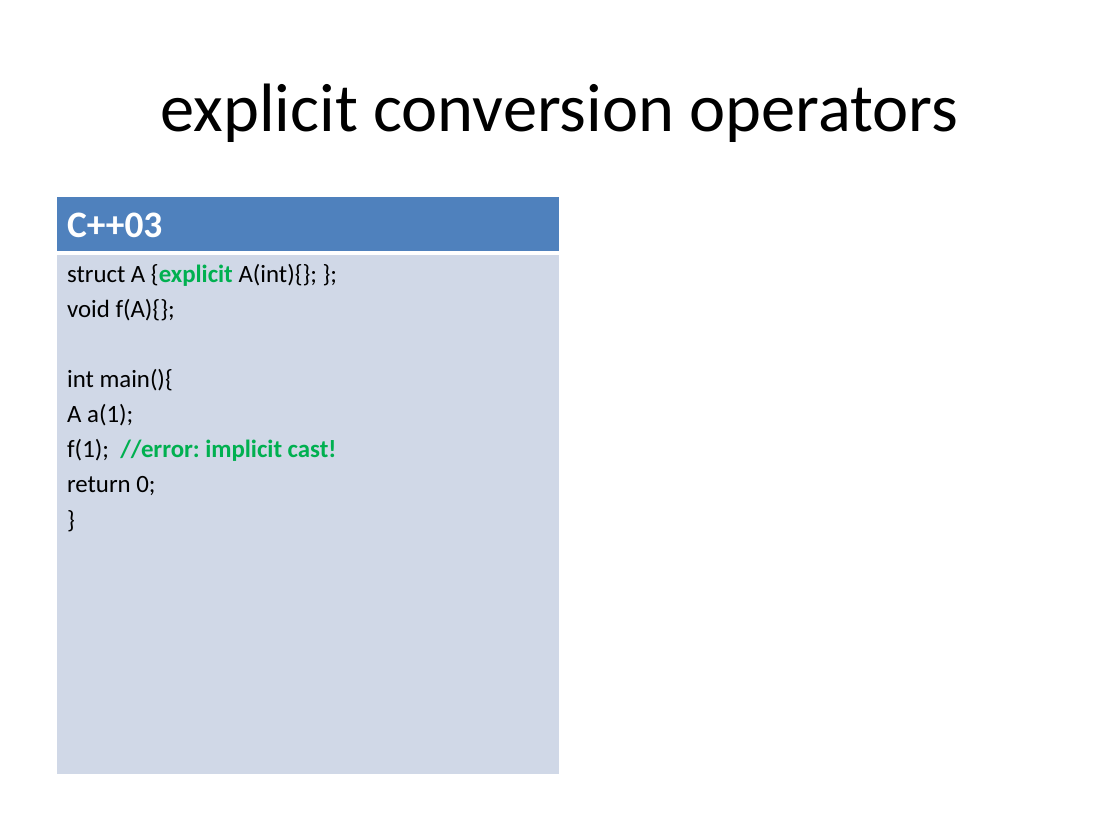
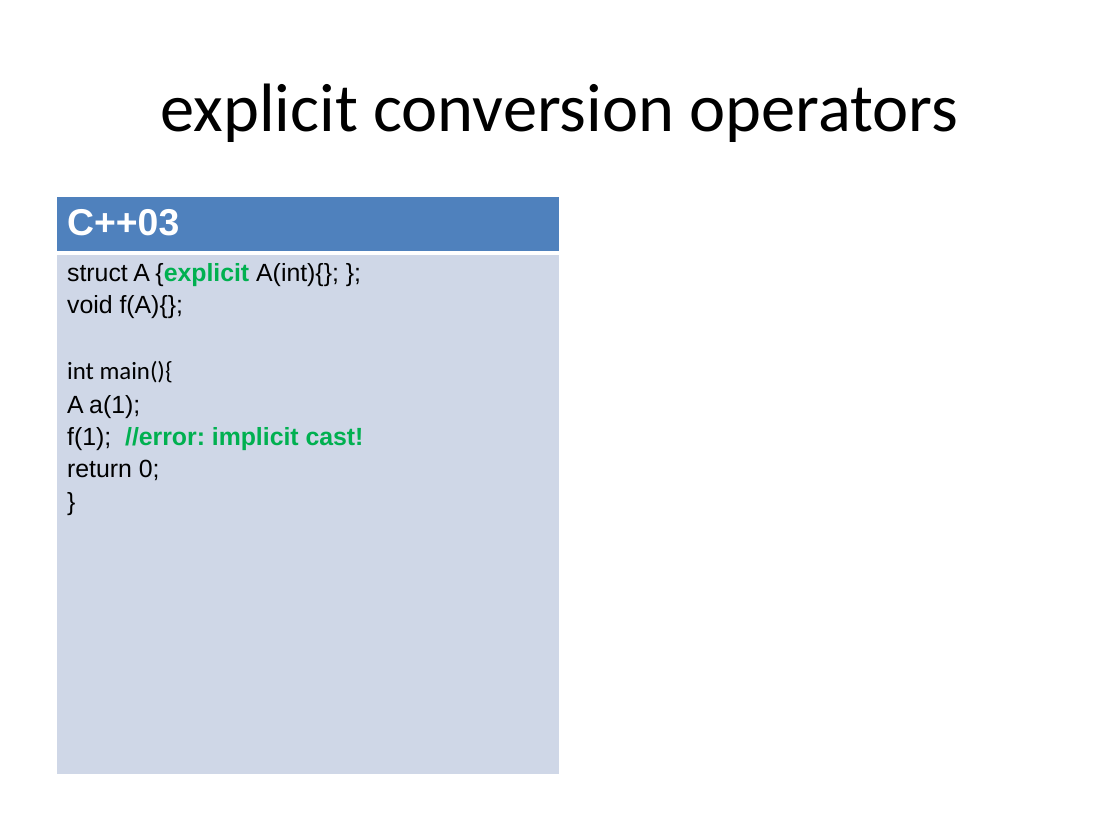
Before and after one commit to xtofl/cpp11training, a slide deck: slide 19 of slides/1.coreextensions-c11-121213071023-phpapp02-reordered.pptx (slide 15 before the commit). Drawn at 1120x840 pixels with LibreOffice and Linux fonts; fonts in the diff are those of the drawing. Boxes give left, top, right and bottom in pixels: in the first picture for what was removed or moved away, otherwise in the second. Text is boxed around its words. In the diff, an @@ line names an element or a change of style, - is before the commit and + after.

```diff
--- a/slides/1.coreextensions-c11-121213071023-phpapp02-reordered.pptx
+++ b/slides/1.coreextensions-c11-121213071023-phpapp02-reordered.pptx
@@ table at bbox=[56, 196, 560, 563] @@
@@ fill #D0D8E8 to #CFD7E7 in row 2, column 1 @@
@@ font Calibri to Arial in "C++03", "struct A {explicit A(int){}; };", "void f(A){};", "A a(1);" and 3 more places @@
@@ less space between paragraphs @@
```
Also in this commit, not shown: 46 other slides changed, 5 slides added, 5 slides removed, 1 other file.
